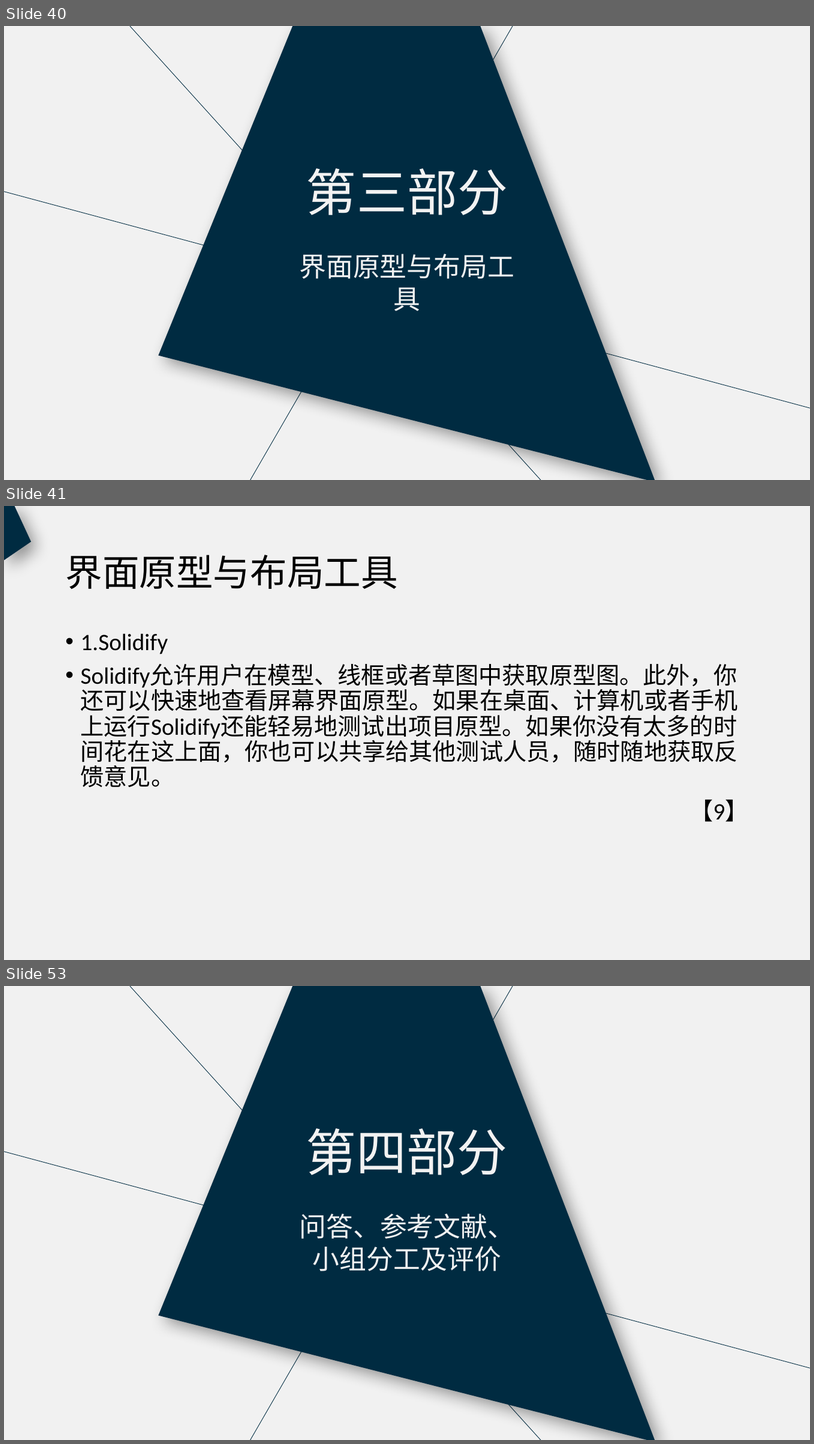
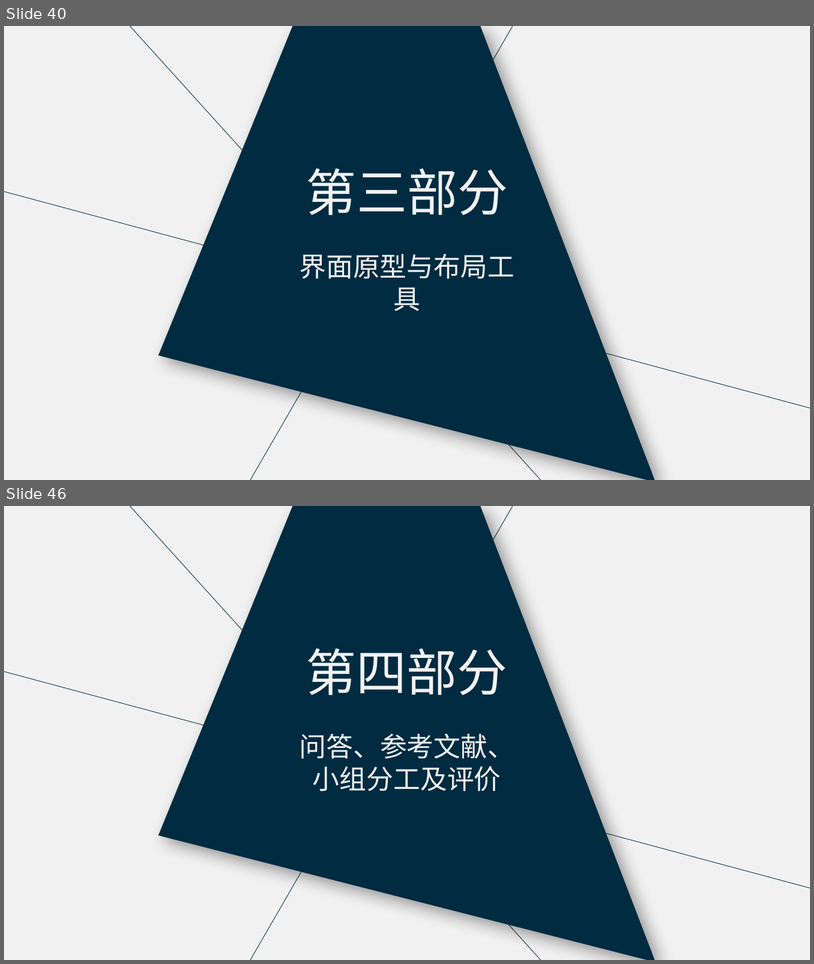
Before and after one commit to PRD2018-G18/PRD2018, a slide deck: 非受控文档/过程文档/UML基础2/UML基础2.pptx. Shown one above the other, each under a label of ours: slides 40, 41 and 53 before the commit, slides 40 and 46 after it; the slides between them are not shown. The pictures are 814x1444 and 814x964 pixels, drawn with LibreOffice and Linux fonts; fonts in the diff are those of the drawing. Boxes give left, top, right and bottom in pixels: in the first picture for what was removed or moved away, otherwise in the second. Text is boxed around its words. In the diff, an @@ line names an element or a change of style, - is before the commit and + after.

```diff
--- a/非受控文档/过程文档/UML基础2/UML基础2.pptx
+++ b/非受控文档/过程文档/UML基础2/UML基础2.pptx
@@ slide 41 removed at box(4, 506, 810, 960), background #F1F1F1 @@
@@ freeform shape removed at box(4, 506, 31, 561) @@
@@ title removed at box(65, 555, 398, 589) @@
-界面原型与布局工具
@@ text removed at box(81, 633, 749, 822) @@
-• 1.Solidify
-• Solidify允许用户在模型、线框或者草图中获取原型图。此外，你还可以快速地查看屏幕界面原型。如果在桌面、计算机或者手机上运行Solidify还能轻易地测试出项目原型。如果你没有太多的时间花在这上面，你也可以共享给其他测试人员，随时随地获取反馈意见。
-【9】
@@ what was slide 53 is now slide 46 @@
```
Also in this commit, not shown: 9 slides changed, 6 other slides removed.
